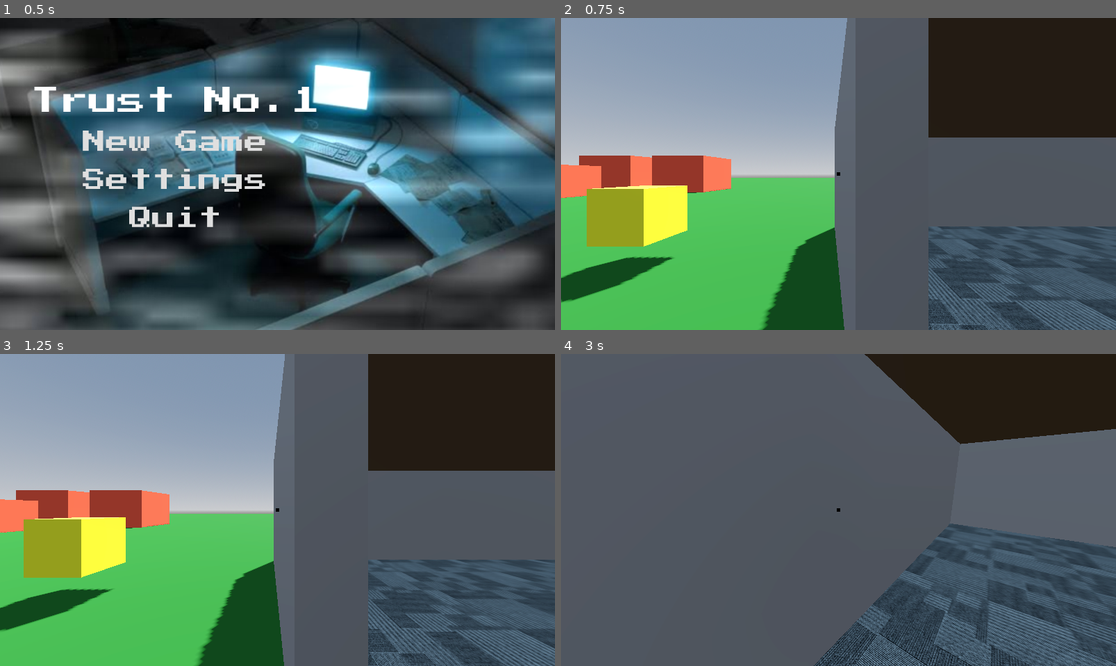
Above: before the commit, frames 1-4 (two rows, left to right).
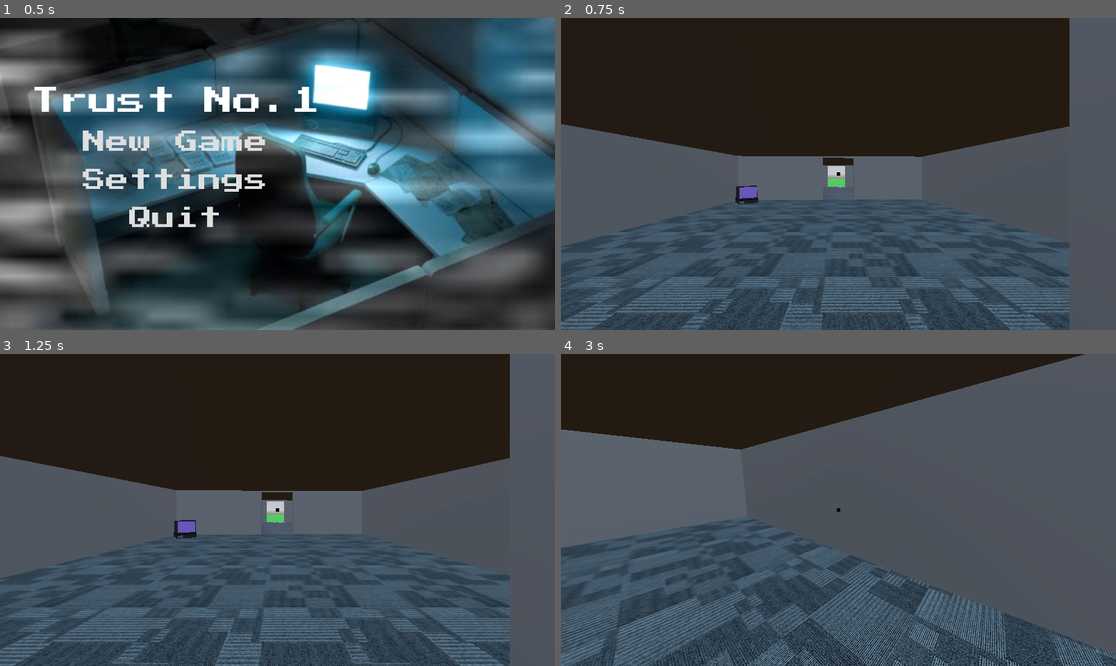
Above: after the commit, the same moments.

Repository: mitchglitchisdabestg/trust-no.-1game-jam
Game: Godot game, scene res://Scenes/main_menu/main_menu.tscn
The game is run twice, just before and just after one commit, with the same random seed, the same clock (stepped at 60 frames per second) and the same inputs.
Inputs (mouse positions are in pixels of both pictures, inside the frame that each line leads up to):
- Up to frame 1 (0.5 s): no input
- Up to frame 2 (0.75 s): click "New Game" at 0.5 s
- Up to frame 3 (1.25 s): no input
- Up to frame 4 (3 s): move the mouse to (866, 510) at 1.27 s; hold E (Interact) 1.28-2.03 s; hold W (Up) from 1.28 s (still down); tap Space (Jump) at 1.52, 2.27 s; move the mouse to (810, 510) at 2.02 s; tap C (Crouch) at 2.1 s; tap E (Interact) at 2.3 s; move the mouse to (849, 503) at 2.77 s; hold E (Interact) from 2.78 s (still down)

Frame 1 is identical in both runs. In frame 2, 69% of the frame differs, in the area x 0-100%, y 0-100%; in frame 3, 69%; in frame 4, 44%.

Commit message:
Added script for terminal and updated visuals

Diff:
--- a/Scenes/Puzzles/BasePuzzleTerminal.tscn
+++ /dev/null
@@ -1,17 +0,0 @@
-[gd_scene format=3 uid="uid://dohrkyj7bsimk"]
-
-[node name="Node3D" type="Node3D" unique_id=934970872]
-
-[node name="Node3D" type="Node3D" parent="." unique_id=1747298395]
-
-[node name="CSGBox3D" type="CSGBox3D" parent="Node3D" unique_id=244666078]
-transform = Transform3D(1, 0, 0, 0, 1, 0, 0, 0, 1, 0.0014648438, 0, 0)
-size = Vector3(1.0029297, 1, 1)
-
-[node name="CSGBox3D2" type="CSGBox3D" parent="Node3D" unique_id=873415031]
-transform = Transform3D(1, 0, 0, 0, 1, 0, 0, 0, 1, 0.005317688, -0.3779297, 0.06666517)
-size = Vector3(1.0172882, 0.24414063, 1.36304)
-
-[node name="CSGBox3D3" type="CSGBox3D" parent="Node3D" unique_id=1031760665]
-transform = Transform3D(1, 0, 0, 0, 1, 0, 0, 0, 1, 0.010635376, 0.1257056, 0.39994276)
-size = Vector3(1.0172882, 0.61724854, 0.23034811)
--- /dev/null
+++ b/Scenes/Puzzles/base_puzzle_terminal.gd
@@ -0,0 +1,19 @@
+class_name Terminal extends Node3D
+
+@export var label: Label3D
+#@export var game
+
+func _ready() -> void:
+	label.hide()
+
+func interact () -> void:
+	play_game()
+
+func show_prompt () -> void:
+	label.show()
+
+func hide_prompt () -> void:
+	label.hide()
+
+func play_game () -> void:
+	print("Opened Game")
--- /dev/null
+++ b/Scenes/Puzzles/base_puzzle_terminal.tscn
@@ -0,0 +1,54 @@
+[gd_scene format=3 uid="uid://dohrkyj7bsimk"]
+
+[ext_resource type="Script" uid="uid://q2wsurueahvt" path="res://Scenes/Puzzles/base_puzzle_terminal.gd" id="1_bnehh"]
+
+[sub_resource type="StandardMaterial3D" id="StandardMaterial3D_7is5v"]
+albedo_color = Color(0.19076231, 0.19076234, 0.19076231, 1)
+
+[sub_resource type="StandardMaterial3D" id="StandardMaterial3D_2b0sa"]
+albedo_color = Color(0.038397167, 0.038397167, 0.03839716, 1)
+
+[sub_resource type="StandardMaterial3D" id="StandardMaterial3D_mjhyi"]
+albedo_color = Color(0.6627451, 0.5058824, 1, 0.41568628)
+
+[node name="Terminal" type="Node3D" unique_id=934970872 node_paths=PackedStringArray("label")]
+script = ExtResource("1_bnehh")
+label = NodePath("CSGBox3D/Label3D")
+
+[node name="CSGBox3D" type="CSGBox3D" parent="." unique_id=2060093921]
+transform = Transform3D(1, 0, 0, 0, 0.9959239, 0.09019803, 0, -0.09019803, 0.9959239, 0.0014648438, 0.09763505, -0.19571368)
+size = Vector3(1.0029297, 0.77630615, 1)
+material = SubResource("StandardMaterial3D_7is5v")
+
+[node name="Label3D" type="Label3D" parent="CSGBox3D" unique_id=708879052]
+transform = Transform3D(1, 0, 0, 0, 0.99999994, -7.450581e-09, 0, 7.450581e-09, 0.99999994, 0, 0.78017706, 0.30061528)
+billboard = 1
+text = "Press E to Interact
+"
+
+[node name="CSGBox3D2" type="CSGBox3D" parent="." unique_id=316350727]
+transform = Transform3D(1, 0, 0, 0, 1, 0, 0, 0, 1, 0.005317688, -0.23580676, -0.17986798)
+size = Vector3(1.0576172, 0.05090332, 1.267334)
+material = SubResource("StandardMaterial3D_2b0sa")
+
+[node name="CSGBox3D6" type="CSGBox3D" parent="." unique_id=135814855]
+transform = Transform3D(1, 0, 0, 0, 1, 0, 0, 0, 1, 0.005317688, -0.35940295, -0.17986798)
+size = Vector3(1.0172882, 0.24414063, 1.244142)
+material = SubResource("StandardMaterial3D_7is5v")
+
+[node name="Screen" type="CSGBox3D" parent="." unique_id=52979740]
+transform = Transform3D(1, 0, 0, 0, 1, 0, 0, 0, 1, 0.010635376, 0.15259796, 0.29131687)
+size = Vector3(0.9042969, 0.61724854, 0.122986555)
+material = SubResource("StandardMaterial3D_mjhyi")
+
+[node name="CSGBox3D3" type="CSGBox3D" parent="." unique_id=1990636431]
+transform = Transform3D(1, 0, 0, 0, 1, 0, 0, 0, 1, -0.43701148, -0.37112924, 0.36139187)
+size = Vector3(0.056640625, 0.12011719, 0.1640625)
+
+[node name="CSGBox3D4" type="CSGBox3D" parent="." unique_id=515081523]
+transform = Transform3D(1, 0, 0, 0, 1, 0, 0, 0, 1, -0.34503925, -0.37112924, 0.36139187)
+size = Vector3(0.056640625, 0.12011719, 0.1640625)
+
+[node name="CSGBox3D5" type="CSGBox3D" parent="." unique_id=1363213379]
+transform = Transform3D(1, 0, 0, 0, 1, 0, 0, 0, 1, -0.2423561, -0.37112924, 0.36139187)
+size = Vector3(0.056640625, 0.12011719, 0.1640625)
--- a/Scenes/world/world.tscn
+++ b/Scenes/world/world.tscn
@@ -5,6 +5,7 @@
 [ext_resource type="PackedScene" uid="uid://c8yijckfutcyv" path="res://Scenes/world/box.tscn" id="2_6m72w"]
 [ext_resource type="Script" uid="uid://dcj47mwsibkwy" path="res://Scripts/basic_interact_script.gd" id="3_qgrml"]
 [ext_resource type="PackedScene" uid="uid://5tsawn866bsp" path="res://Scenes/pause_menu/pause_menu.tscn" id="4_fbtbp"]
+[ext_resource type="PackedScene" uid="uid://dohrkyj7bsimk" path="res://Scenes/Puzzles/base_puzzle_terminal.tscn" id="4_o0828"]
 [ext_resource type="Texture2D" uid="uid://dniv0e0ahvls2" path="res://Assets/Textures/Screenshot 2026-08-27 175152.png" id="6_nhnx1"]
 [ext_resource type="Texture2D" uid="uid://lh51yjnn3iqk" path="res://Assets/Textures/Screenshot 2026-08-27 183541.png" id="7_x8qfb"]
 
@@ -93,10 +94,13 @@
 [node name="CollisionShape3D" type="CollisionShape3D" parent="Level/StaticBody3D" unique_id=747092600]
 shape = SubResource("ConcavePolygonShape3D_nhnx1")
 
+[node name="Terminal" parent="Level" unique_id=934970872 instance=ExtResource("4_o0828")]
+transform = Transform3D(0.56033546, 0, -0.8282657, 0, 1, 0, 0.8282657, 0, 0.56033546, 23.372978, 0.496067, -1.3245327)
+
 [node name="Environment" type="Node3D" parent="." unique_id=16806332]
 
 [node name="Player" parent="." unique_id=423765952 instance=ExtResource("2_1fp7r")]
-transform = Transform3D(1, 0, 0, 0, 1, 0, 0, 0, 1, 11.756651, 1.1502094, 3.948113)
+transform = Transform3D(-4.371139e-08, 0, -1, 0, 1, 0, 1, 0, -4.371139e-08, 11.756651, 1.1502094, 3.948113)
 
 [node name="Pause Menu" parent="." unique_id=1368006392 instance=ExtResource("4_fbtbp")]
 
Not shown, added: Scenes/Puzzles/base_puzzle_terminal.gd.uid
Renamed: Scenes/Puzzles/Puzzle groundwork.tscn -> Scenes/Puzzles/puzzle_groundwork.tscn
